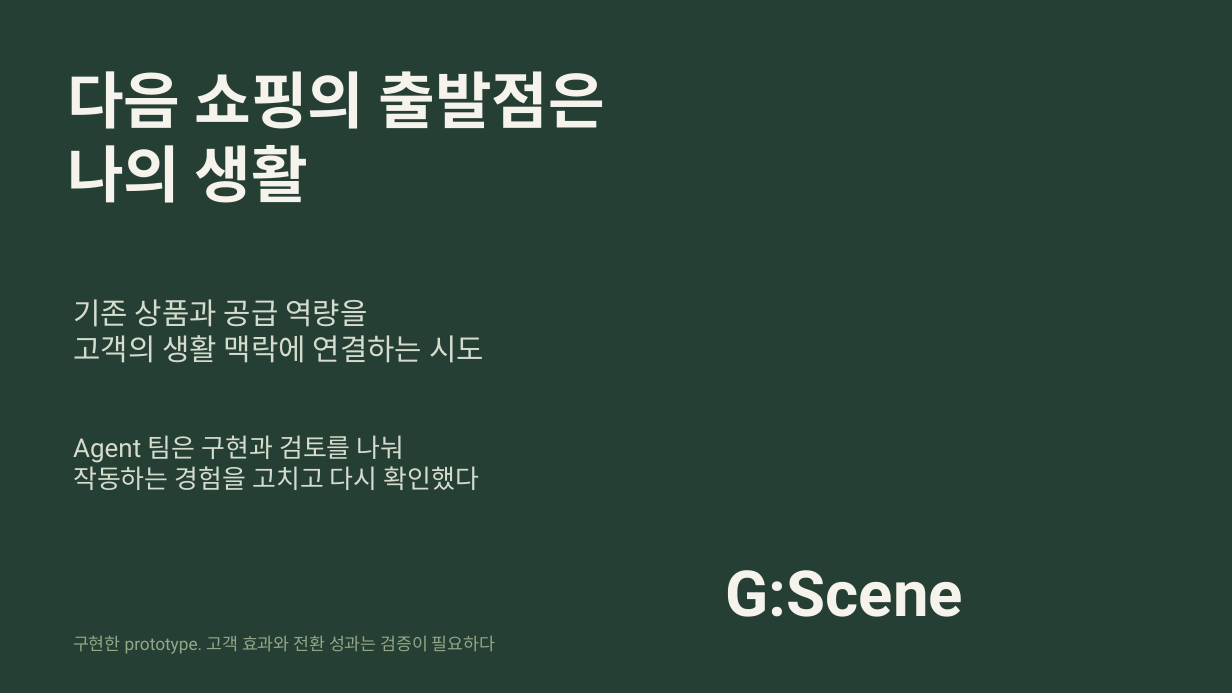
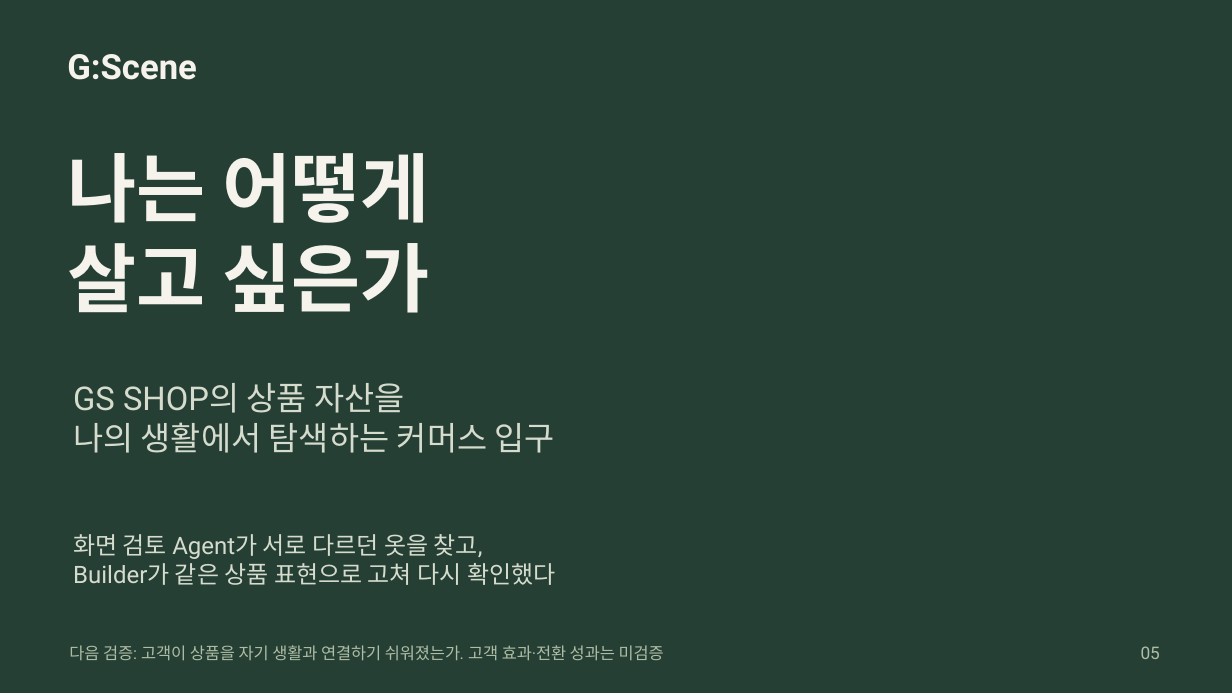
Before and after one commit to HyoJuJang/makmeaning, a slide deck: slide 5 of docs/presentation/GScene_Final_52g.pptx. Drawn at 1232x693 pixels with LibreOffice and Linux fonts; fonts in the diff are those of the drawing. Boxes give left, top, right and bottom in pixels: in the first picture for what was removed or moved away, otherwise in the second. Text is boxed around its words. In the diff, an @@ line names an element or a change of style, - is before the commit and + after.

```diff
--- a/docs/presentation/GScene_Final_52g.pptx
+++ b/docs/presentation/GScene_Final_52g.pptx
@@ text "G:Scene": place and size @@
-text "G:Scene" at box(726, 570, 963, 617)
+text "G:Scene" at box(67, 54, 197, 80)
@@ text "G:Scene" at box(67, 54, 197, 80): size 49.5 to 27 pt @@
@@ text removed at box(67, 71, 606, 203) @@
-다음 쇼핑의 출발점은
-나의 생활
@@ text at box(67, 153, 430, 313): text changed; size 23.2 to 58.5 pt; text colour #D5DCCD to #F5F3EB; bold on @@
-기존 상품과 공급 역량을
-고객의 생활 맥락에 연결하는 시도
+나는 어떻게
+살고 싶은가
@@ text at box(73, 383, 555, 453): text changed; size 20.2 to 25.5 pt @@
-Agent 팀은 구현과 검토를 나눠
-작동하는 경험을 고치고 다시 확인했다
+GS SHOP의 상품 자산을
+나의 생활에서 탐색하는 커머스 입구
@@ text added at box(73, 534, 555, 585), 18.8 pt, text #D5DCCD @@
+화면 검토 Agent가 서로 다르던 옷을 찾고,
+Builder가 같은 상품 표현으로 고쳐 다시 확인했다
@@ text at box(69, 645, 664, 660): text changed; size 13.5 to 12.8 pt; text colour #94A687 to #AEBDA5 @@
-구현한 prototype. 고객 효과와 전환 성과는 검증이 필요하다
+다음 검증: 고객이 상품을 자기 생활과 연결하기 쉬워졌는가. 고객 효과·전환 성과는 미검증
@@ text added at box(1141, 646, 1160, 659), 13.5 pt, text #AEBDA5 @@
+05
```
Also in this commit, not shown: 1 other slide changed, 3 slides added, 3 slides removed, 43 other files.
